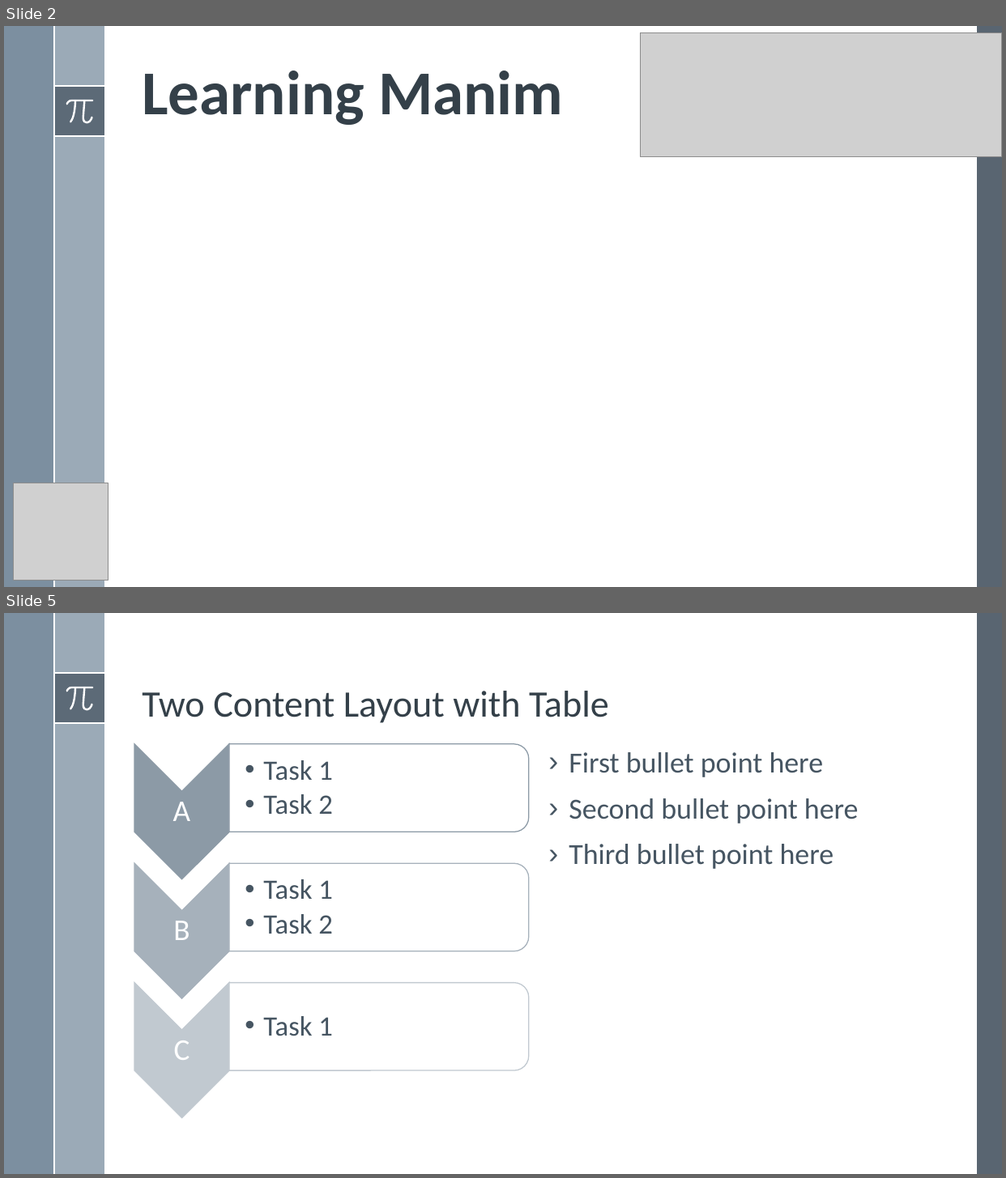
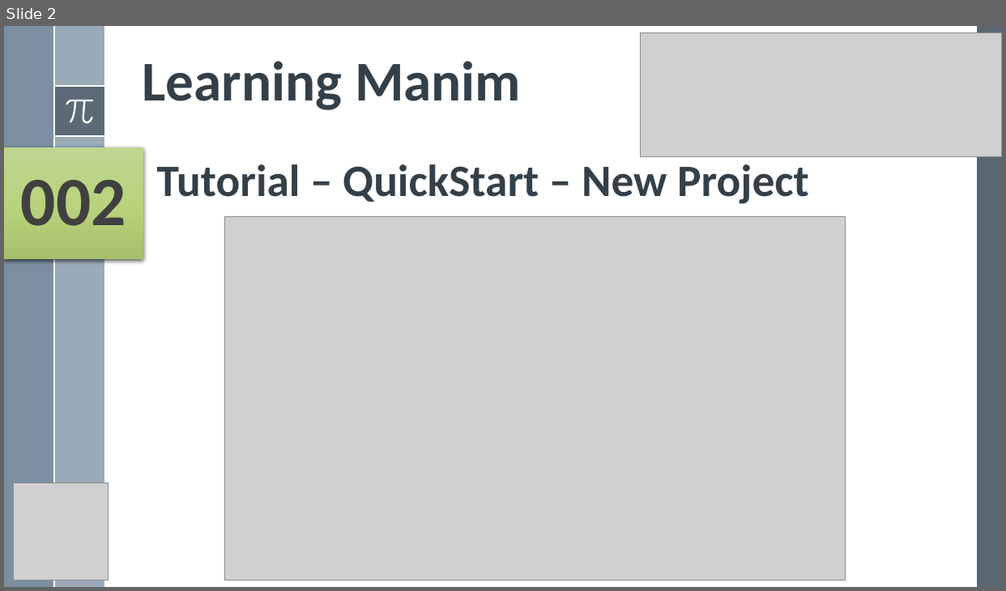
Before and after one commit to yasenstar/python, a slide deck: Manim/Learn Manim Library by Practice.pptx. Shown one above the other, each under a label of ours: slides 2 and 5 before the commit, slide 2 after it; the slides between them are not shown. The pictures are 1006x1178 and 1006x591 pixels, drawn with LibreOffice and Linux fonts; fonts in the diff are those of the drawing; grey boxes stand for pictures. Boxes give left, top, right and bottom in pixels: in the first picture for what was removed or moved away, otherwise in the second. Text is boxed around its words. In the diff, an @@ line names an element or a change of style, - is before the commit and + after.

Commit message:
add quickstart - project

```diff
--- a/Manim/Learn Manim Library by Practice.pptx
+++ b/Manim/Learn Manim Library by Practice.pptx
@@ slide 5 removed at (4, 613, 1002, 1174), background #FFFFFF; not listed: 8 template elements that a slide beside it also shows @@
@@ title removed at (142, 691, 609, 723) @@
-Two Content Layout with Table
@@ text removed at (569, 752, 859, 869) @@
-› First bullet point here
-› Second bullet point here
-› Third bullet point here
@@ group removed at (134, 743, 528, 1118): 6 texts, 3 chevrons, 3 round same rects @@
-A
-  • Task 1
-  • Task 2
-B
-  • Task 1
-  • Task 2
-C
-  • Task 1
@@ slide 2 changed as well @@
@@ title "Learning Manim" at (142, 61, 521, 110): size 60 to 54 pt @@
@@ rectangle added at (4, 148, 143, 259), fill gradient #C0D691 to #BAD47E to #A7C16B, 66.6 pt, text #404040, bold @@
+002
@@ text added at (157, 165, 809, 204), 43.2 pt, text #35404A, bold @@
+Tutorial – QuickStart – New Project
@@ picture added at (225, 217, 846, 581) @@
```
Also in this commit, not shown: 1 other slide changed, 8 other slides removed, 5 other files.
